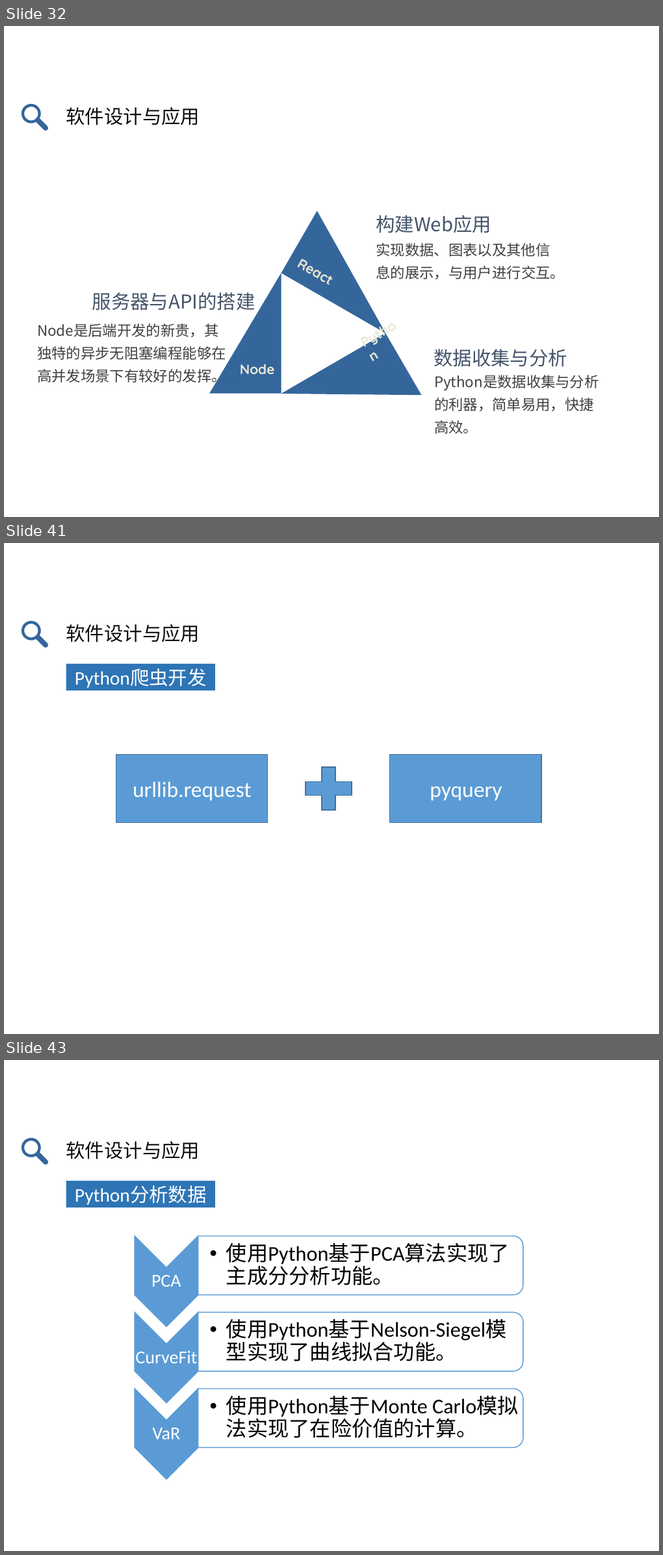
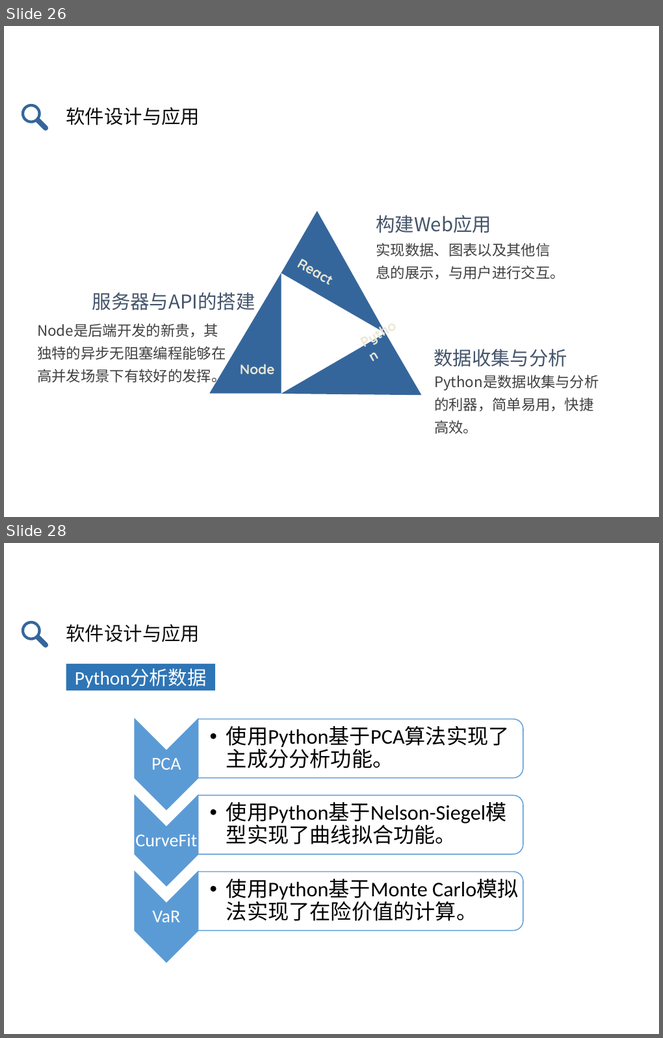
Before and after one commit to zhongdeming428/graduation-design, a slide deck: 阶段性报告/毕设答辩.pptx. Shown one above the other, each under a label of ours: slides 32, 41 and 43 before the commit, slides 26 and 28 after it; the slides between them are not shown. The pictures are 663x1555 and 663x1038 pixels, drawn with LibreOffice and Linux fonts; fonts in the diff are those of the drawing. Boxes give left, top, right and bottom in pixels: in the first picture for what was removed or moved away, otherwise in the second. Text is boxed around its words. In the diff, an @@ line names an element or a change of style, - is before the commit and + after.

```diff
--- a/阶段性报告/毕设答辩.pptx
+++ b/阶段性报告/毕设答辩.pptx
@@ slide 41 removed at box(4, 543, 659, 1034), background #FFFFFF @@
@@ freeform shape removed at box(20, 620, 49, 648) @@
@@ text removed at box(66, 624, 200, 642) @@
-软件设计与应用
@@ rectangle removed at box(66, 663, 216, 691) @@
-Python爬虫开发
@@ rectangle removed at box(116, 755, 267, 823) @@
@@ rectangle removed at box(390, 755, 542, 823) @@
@@ plus sign removed at box(298, 759, 360, 818) @@
@@ text removed at box(133, 782, 252, 801) @@
-urllib.request
@@ text removed at box(430, 786, 502, 801) @@
-pyquery
@@ what was slide 32 is now slide 26 @@
@@ what was slide 43 is now slide 28 @@
```
Also in this commit, not shown: 7 slides changed, 17 other slides removed, 2 other files.
